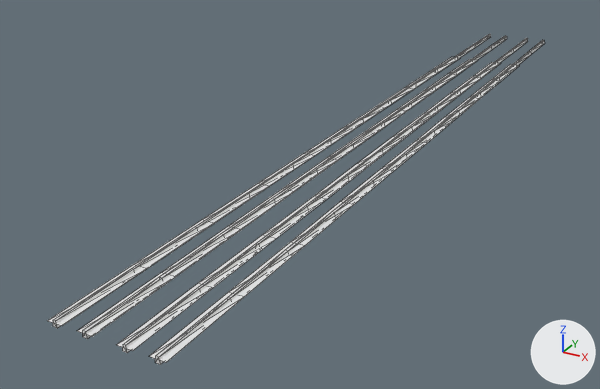
Two versions of the OBJ model Resources/Meshes/Ground_Level_Crossing_Rail.obj, one commit apart.
One viewpoint serves both versions: a camera (50 mm lens) standing at (21.7, -54.2, 20.1) and looking at (-5.2, -5.2, -4.4). Arrows for +X, +Y and +Z are at lower right; the lights stay in place. Mesh edges are drawn as thin lines. Where no turn or scale is listed for an object, it has been applied to the vertices.

Names of what the first picture shows: 'Ground_Level_Crossing_Rail'.
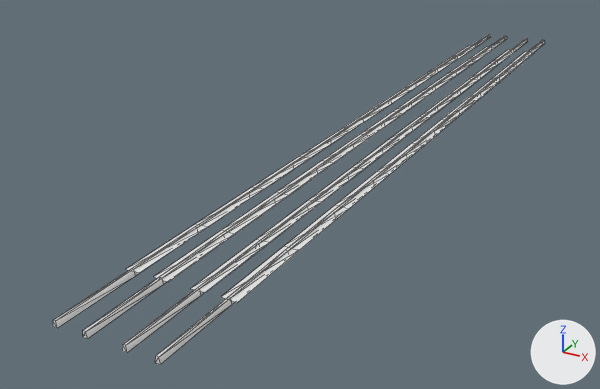
Where the change shows, as pixel boxes [x1, y1, x2, y2] in the pictures (600 x 389 px; the box of a moved part takes in the faces that stretch with it):
'Ground_Level_Crossing_Rail', reshaped
    before: [47, 34, 545, 365]
    after: [53, 34, 545, 365]
part 1 of me_ground_level_crossing_rail, moved or reshaped
    before: [122, 38, 528, 353]
    after: [83, 36, 507, 339]
part 2 of me_ground_level_crossing_rail, moved or reshaped
    before: [155, 40, 545, 365]
    after: [53, 34, 491, 328]
part 3 of me_ground_level_crossing_rail, moved or reshaped
    before: [83, 36, 507, 339]
    after: [122, 38, 528, 353]
part 4 of me_ground_level_crossing_rail, moved or reshaped
    before: [53, 34, 491, 328]
    after: [155, 40, 545, 365]
part 5 of me_ground_level_crossing_rail, moved or reshaped
    before: [149, 64, 520, 362]
    after: [126, 45, 477, 273]
part 6 of me_ground_level_crossing_rail, moved or reshaped
    before: [47, 57, 460, 326]
    after: [222, 51, 534, 303]
part 7 of me_ground_level_crossing_rail, moved or reshaped
    before: [78, 59, 478, 337]
    after: [191, 50, 517, 293]
part 8 of me_ground_level_crossing_rail, moved or reshaped
    before: [117, 62, 501, 351]
    after: [154, 47, 495, 282]

The change in detail:
me_ground_level_crossing_rail has 288 vertices, 376 faces and spans x -3.3..3.3, y -32.0..32.0, z 0.0..0.4.
me_ground_level_crossing_rail is used by ob_ground_level_crossing_rail; location (0.0, 0.0, 0.0).
me_ground_level_crossing_rail part 1: the loose piece of 52 vertices spanning x 1.0..1.2, y -32.0..32.0, z 0.0..0.4 is turned -180 degrees about the z axis through the mesh origin.
me_ground_level_crossing_rail part 2: the loose piece of 52 vertices spanning x 2.7..3.0, y -32.0..32.0, z 0.0..0.4 is turned 180 degrees about the z axis through the mesh origin.
me_ground_level_crossing_rail part 3: the loose piece of 52 vertices spanning x -1.2..-1.0, y -32.0..32.0, z 0.0..0.4 is turned 180 degrees about the z axis through the mesh origin.
me_ground_level_crossing_rail part 4: the loose piece of 52 vertices spanning x -3.0..-2.7, y -32.0..32.0, z 0.0..0.4 is turned -180 degrees about the z axis through the mesh origin.
me_ground_level_crossing_rail part 5: the loose piece of 20 vertices spanning x 2.4..3.3, y -32.0..21.3, z 0.2 is scaled about its middle by (-1, -1, -1.01), then moved by (-5.7, 5.3, 0.0).
me_ground_level_crossing_rail part 6: the loose piece of 20 vertices spanning x -3.3..-2.4, y -32.0..21.3, z 0.2 is scaled about its middle by (-1, -1, -1.01), then moved by (5.7, 5.3, 0.0).
me_ground_level_crossing_rail part 7: the loose piece of 20 vertices spanning x -1.5..-0.7, y -32.0..21.3, z 0.2 is scaled about its middle by (-1, -1, -1.01), then moved by (2.2, 5.3, 0.0).
me_ground_level_crossing_rail part 8: the loose piece of 20 vertices spanning x 0.7..1.5, y -32.0..21.3, z 0.2 is scaled about its middle by (-1, -1, -1.01), then moved by (-2.2, 5.3, 0.0).
